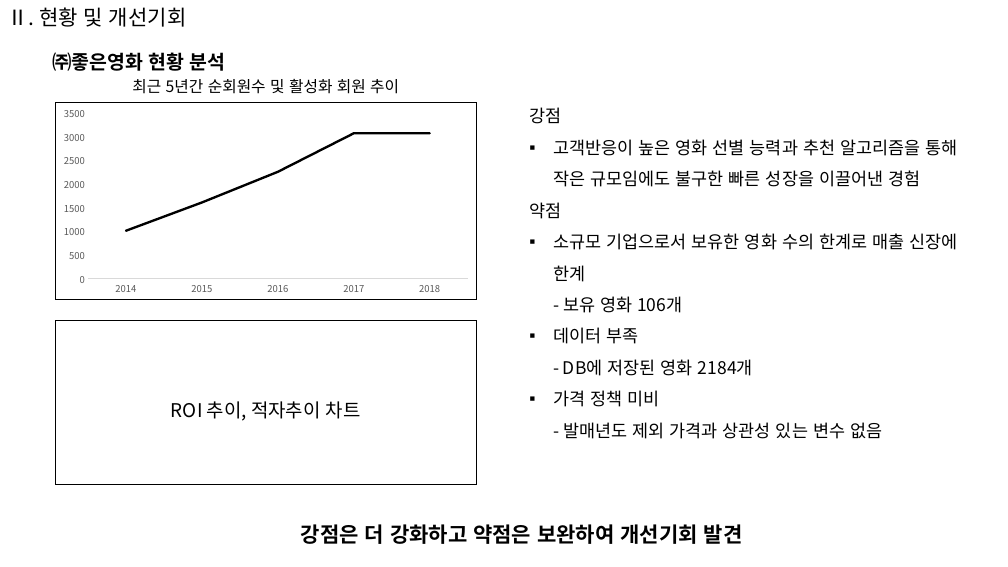
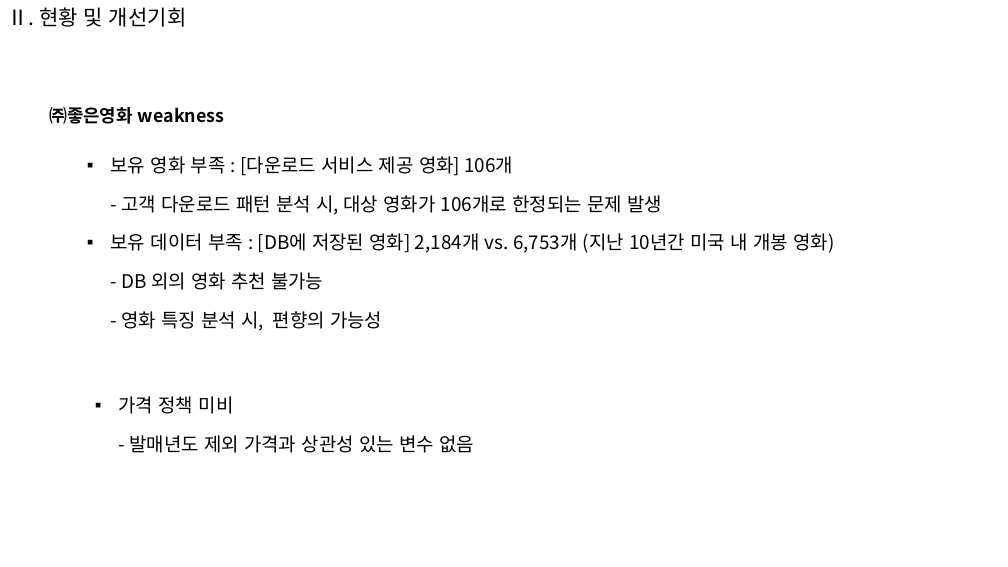
Before and after one commit to POSCO-AI-BIG-9th-A/POSCO-Academy-A3_, a slide deck: slide 5 of proj_bigdata/report/A분반_3조.pptx (slide 4 before the commit). Drawn at 1008x567 pixels with LibreOffice and Linux fonts; fonts in the diff are those of the drawing. Boxes give left, top, right and bottom in pixels: in the first picture for what was removed or moved away, otherwise in the second. Text is boxed around its words. In the diff, an @@ line names an element or a change of style, - is before the commit and + after.

```diff
--- a/proj_bigdata/report/A분반_3조.pptx
+++ b/proj_bigdata/report/A분반_3조.pptx
@@ text removed at (132, 79, 399, 94) @@
-최근 5년간 순회원수 및 활성화 회원 추이
@@ text at (49, 107, 224, 124): text changed; size 18.5 to 17 pt @@
-㈜좋은영화 현황 분석
+㈜좋은영화 weakness
@@ line chart removed at (55, 103, 476, 299) @@
-categories: 2014, 2015, 2016, 2017, 2018
-Series 1: 1000, 1600, 2300, 3100, 3100
@@ text at (111, 156, 834, 331): text changed; size 16.6 to 18 pt @@
-강점
-▪ 고객반응이 높은 영화 선별 능력과 추천 알고리즘을 통해 작은 규모임에도 불구한 빠른 성장을 이끌어낸 경험
-약점
-▪ 소규모 기업으로서 보유한 영화 수의 한계로 매출 신장에 한계
-  - 보유 영화 106개
-▪ 데이터 부족
-  - DB에 저장된 영화 2184개
-▪ 가격 정책 미비
-  - 발매년도 제외 가격과 상관성 있는 변수 없음
+▪ 보유 영화 부족 : [다운로드 서비스 제공 영화] 106개
+  - 고객 다운로드 패턴 분석 시, 대상 영화가 106개로 한정되는 문제 발생
+▪ 보유 데이터 부족 : [DB에 저장된 영화] 2,184개 vs. 6,753개 (지난 10년간 미국 내 개봉 영화)
+  - DB 외의 영화 추천 불가능
+  - 영화 특징 분석 시, 편향의 가능성
@@ rectangle removed at (55, 321, 476, 485) @@
-ROI 추이, 적자추이 차트
@@ text added at (119, 396, 474, 453), 18 pt, text #000000 @@
+▪ 가격 정책 미비
+  - 발매년도 제외 가격과 상관성 있는 변수 없음
@@ text removed at (301, 524, 743, 544) @@
-강점은 더 강화하고 약점은 보완하여 개선기회 발견
```
Also in this commit, not shown: 5 other slides changed, 11 slides added, 1 slide removed, 7 other files.
